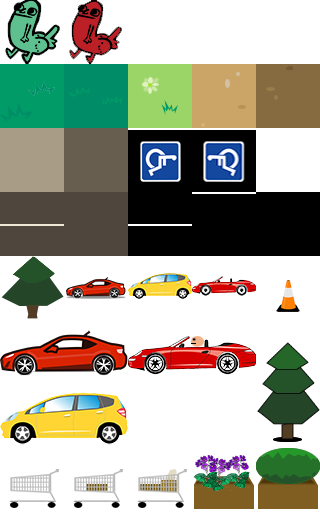
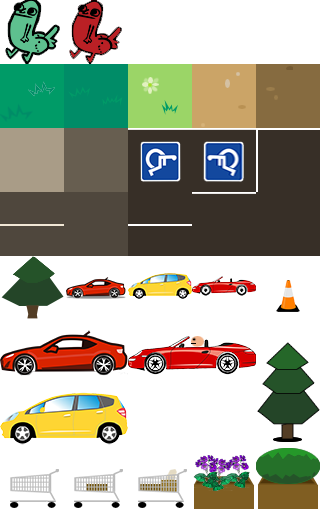
Comparing the layer stacks of the two 320 × 512 images. Changes:
renamed "3x03 (18) road04 copy" to "2x2 (12) road_hand01", moved it above "2x3 (13) road_hand02", painted on it over [128, 129, 192, 192]
renamed "3x03 (18) road04 copy 2" to "2x3 (13) road_hand02", painted on it over [192, 129, 256, 192]
added layer "2x4 (14) road_t" in group "Row 2" over [258, 130, 320, 192]
moved "3x2 (17) road03" above "3x3 (18) road04", painted on it over [128, 192, 192, 256]
renamed "3x03 (18) road04" to "3x3 (18) road04", moved it above "3x4 (19) road05", painted on it over [28, 82, 256, 256]
renamed "Layer 3" to "3x4 (19) road05", painted on it over [256, 192, 320, 256]
removed layer "3x03 (18) road04 copy 3" from group "Row 3" over [28, 82, 256, 256]
